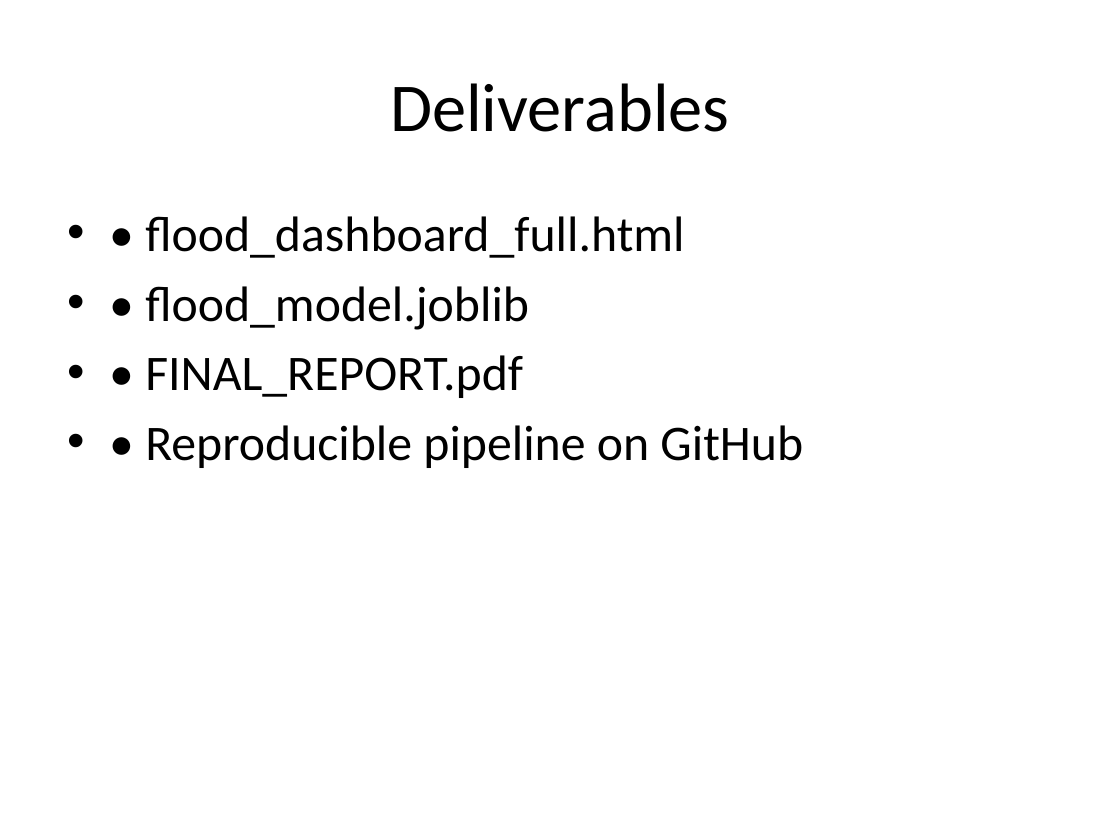
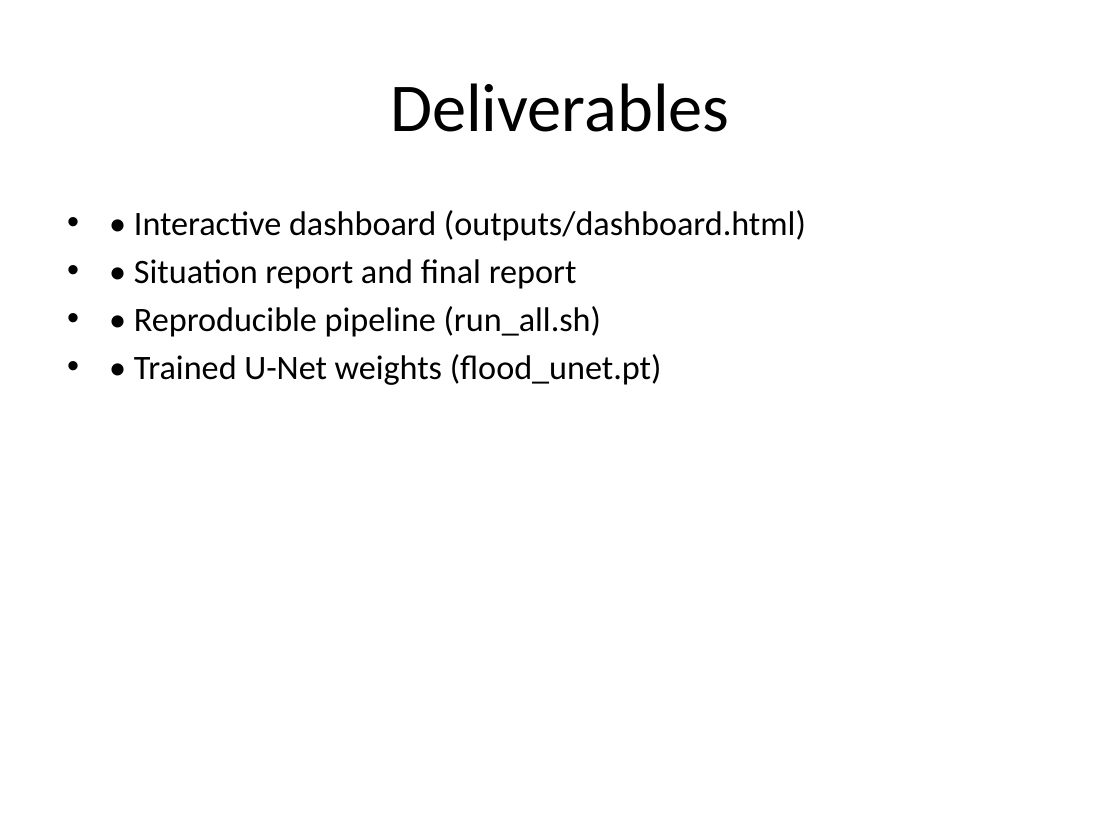
Before and after one commit to MANIKANTH678/trishuli-flood-mapping, a slide deck: slide 9 of outputs/presentation.pptx. Drawn at 1120x840 pixels with LibreOffice and Linux fonts; fonts in the diff are those of the drawing. Boxes give left, top, right and bottom in pixels: in the first picture for what was removed or moved away, otherwise in the second. Text is boxed around its words. In the diff, an @@ line names an element or a change of style, - is before the commit and + after.

Commit message:
Rebuild presentation from current pipeline outputs

```diff
--- a/outputs/presentation.pptx
+++ b/outputs/presentation.pptx
@@ text at (134, 210, 806, 385): text changed; size 32 to 22 pt @@
-• • flood_dashboard_full.html
-• • flood_model.joblib
-• • FINAL_REPORT.pdf
-• • Reproducible pipeline on GitHub
+• • Interactive dashboard (outputs/dashboard.html)
+• • Situation report and final report
+• • Reproducible pipeline (run_all.sh)
+• • Trained U-Net weights (flood_unet.pt)
```
Also in this commit, not shown: 6 other slides changed, 3 slides added, 3 slides removed, 1 other file.
